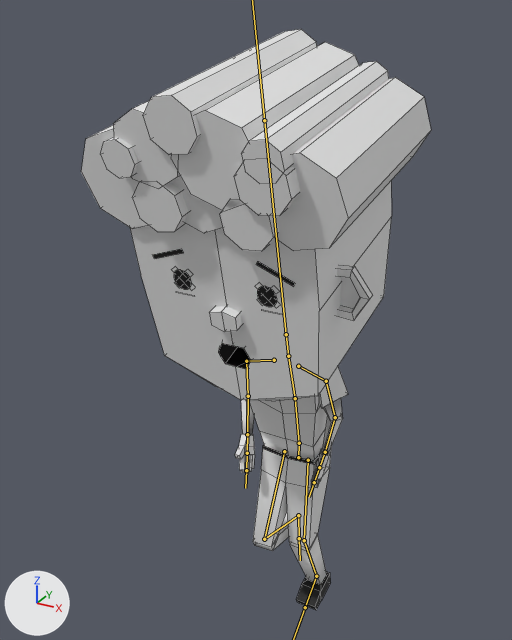
One commit to the FBX model Assets/Menino/meninoassutado.fbx: the scene before it, then after it.
Rendered twice from a 50 mm camera at (8.18, -8.89, 20.08) aimed at (-1.53, 8.77, 11.25). The axes (+X, +Y, +Z) are drawn at lower left. The lights are the same throughout. Both versions are drawn at frame 221 of the action 'Armature|acoes'; the numbers are the values there. The bones that bend it are drawn over the model as lines. Mesh edges are drawn as thin lines.
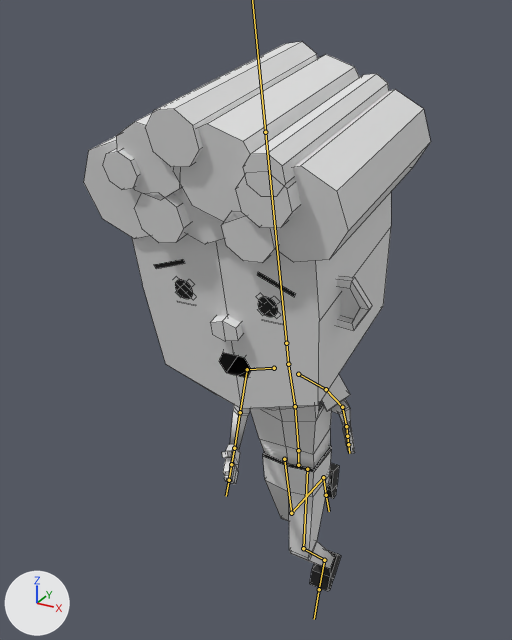
What the commit changed:
Bone 'quadril' (bone_quadril) moves from (0.0, -0.15, 0.0) to (0.0, -0.45, 0.0).
Bone 'perna.L' (bone_perna_l) turns from (0, 0, 25) to (0, 0, 43) degrees about its own x, y and z.
Bone 'pe.L' (bone_pe_l) turns from (13, 0, 0) to (-3, 0, 0) degrees about its own x, y and z.
Bone 'braco.L' (bone_braco_l) turns from (-41, 34, -20) to (-46, 49, -3) degrees about its own x, y and z.
Bone 'anteBraco.L' (bone_antebraco_l) turns from (6, 25, -30) to (3, 12, -18) degrees about its own x, y and z.
Bone 'braco.R' (bone_braco_r) turns from (47, -46, -32) to (38, -35, -42) degrees about its own x, y and z.
Bone 'anteBraco.R' (bone_antebraco_r) turns from (-18, -28, -26) to (-29, -35, -40) degrees about its own x, y and z.
Bone 'coxa.R' (bone_coxa_r) turns from (-20, 1, 0) to (20, -1, 0) degrees about its own x, y and z.
Bone 'perna.R' (bone_perna_r) turns from (0, 0, 87) to (0, 0, 61) degrees about its own x, y and z.

Pixel boxes [x1, y1, x2, y2] of what changed, in the pictures (512 x 640 px):
'Cube.002', posed
    before: [81, 29, 431, 610]
    after: [84, 41, 431, 591]
bone 'quadril', root to tip
    before: (298, 457) to (299, 444)
    after: (298, 465) to (298, 451)
bone 'perna.L', root to tip
    before: (304, 540) to (316, 576)
    after: (303, 548) to (324, 560)
bone 'pe.L', root to tip
    before: (316, 576) to (305, 607)
    after: (324, 560) to (319, 589)
bone 'braco.L', root to tip
    before: (326, 381) to (335, 417)
    after: (326, 389) to (342, 407)
bone 'anteBraco.L', root to tip
    before: (335, 417) to (325, 452)
    after: (342, 407) to (346, 426)
bone 'braco.R', root to tip
    before: (246, 361) to (248, 396)
    after: (247, 369) to (240, 412)
bone 'anteBraco.R', root to tip
    before: (248, 396) to (247, 434)
    after: (240, 412) to (234, 448)
bone 'coxa.R', root to tip
    before: (284, 451) to (264, 539)
    after: (284, 459) to (291, 513)
bone 'perna.R', root to tip
    before: (264, 539) to (298, 515)
    after: (291, 513) to (323, 477)
